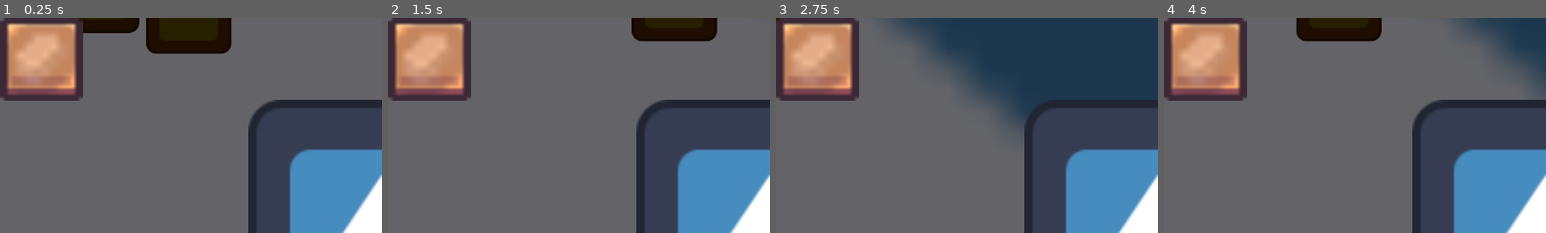
Above: before the commit, frames 1-4 (left to right).
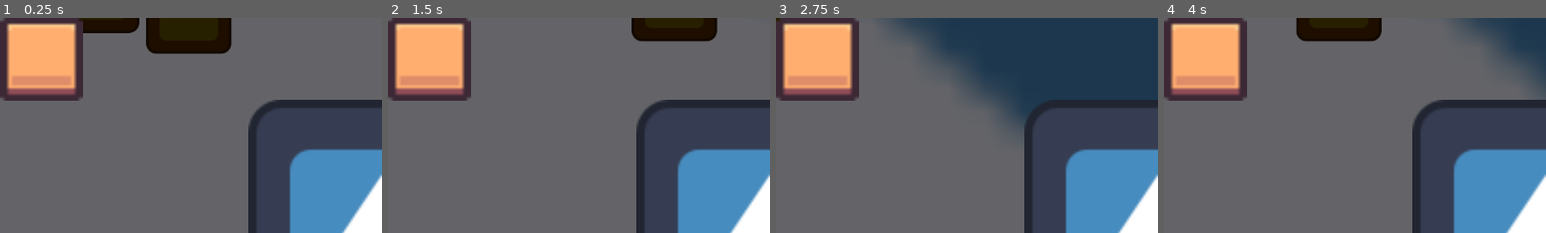
Above: after the commit, the same moments.

Repository: Alexoga9/Basura-Recolector
Game: Godot game, scene res://Commons/Componentes/Utilidades/Inventario/mundo.tscn
The game is run twice, just before and just after one commit, with the same random seed, the same clock (stepped at 60 frames per second) and the same inputs. The engine's default icon, where the game draws it, is replaced by a stand-in: a white triangle on a blue panel in a dark square.
Inputs (mouse positions are % of the whole screen's width and height, from its top left):
- Up to frame 1 (0.25 s): no input
- Up to frame 2 (1.5 s): tap Enter at 0.5 s; move the mouse to (72, 45) at 0.52 s; hold D (derecha) 0.53-1.25 s; tap L at 0.6 s; click (72, 45) at 0.67 s; tap Space at 0.77 s; drag from (30, 55) to (45, 70) at 1.27 s
- Up to frame 3 (2.75 s): move the mouse to (60, 28) at 2.02 s; hold D (derecha) from 2.03 s (still down); tap Delete at 2.1 s
- Up to frame 4 (4 s): release D (derecha) at 2.75 s; drag from (45, 70) to (20, 35) at 2.77 s; tap Space at 3.5, 3.77 s; move the mouse to (80, 65) at 3.52 s; hold A (izquierda) from 3.53 s (still down); tap Enter at 3.6 s
The pictures show only the part of the screen within x 0-50%, y 0-50%; the shares and areas given below are measured in that part.

The runs differ from the first frame. In frame 1, 5.1% of the frame differs, in the area x 2-20%, y 2-35%; in frame 2, 5.1%; in frame 3, 5.1%; in frame 4, 5.1%.

Commit message:
piedra ejemplo

Diff:
--- a/Commons/Componentes/Utilidades/Inventario/Inventario.tscn
+++ b/Commons/Componentes/Utilidades/Inventario/Inventario.tscn
@@ -1,8 +1,18 @@
 [gd_scene format=3 uid="uid://bxxsc2sciuuu3"]
 
 [ext_resource type="Script" uid="uid://cvdailrt3pbqn" path="res://Commons/Componentes/Utilidades/Inventario/InventarioSlot.gd" id="1_rkrsp"]
-[ext_resource type="Resource" uid="uid://daq1xqhby8g5g" path="res://Entidades/new_resource.tres" id="2_ftg80"]
+[ext_resource type="Script" uid="uid://dnu2r5yw53pto" path="res://Recursos/LootDefinicion.gd" id="2_ftg80"]
 [ext_resource type="Texture2D" uid="uid://p7dfkv8att0p" path="res://Assets/Inventario/image.png" id="2_nttg7"]
+
+[sub_resource type="Resource" id="Resource_x7tyv"]
+script = ExtResource("2_ftg80")
+id = "piedra"
+nombre = "Piedra"
+valor = 15
+cantidad_maxima = 64
+tiene_requisito = true
+tags = "Material"
+metadata/_custom_type_script = "uid://dnu2r5yw53pto"
 
 [node name="Inventario" type="Control" unique_id=615073819]
 layout_mode = 3
@@ -22,7 +32,7 @@
 [node name="Panel" type="Panel" parent="HBoxContainer" unique_id=851919116]
 layout_mode = 2
 script = ExtResource("1_rkrsp")
-item_data = ExtResource("2_ftg80")
+item_data = SubResource("Resource_x7tyv")
 
 [node name="Casilla" type="TextureRect" parent="HBoxContainer/Panel" unique_id=906568026]
 layout_mode = 0
